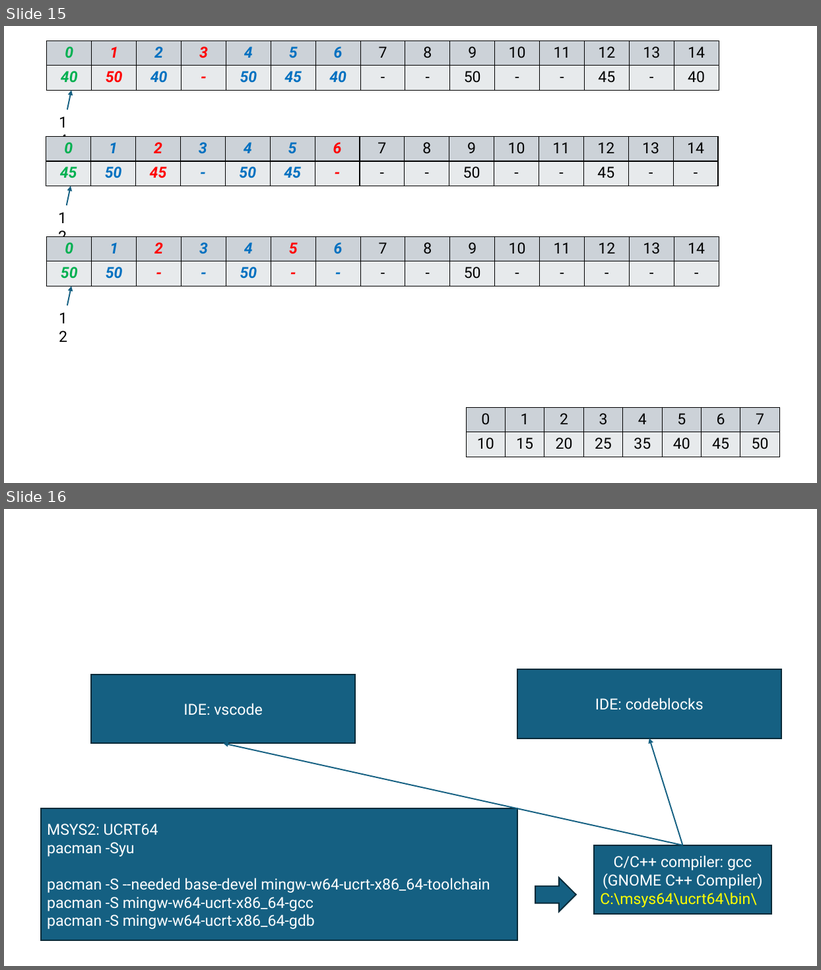
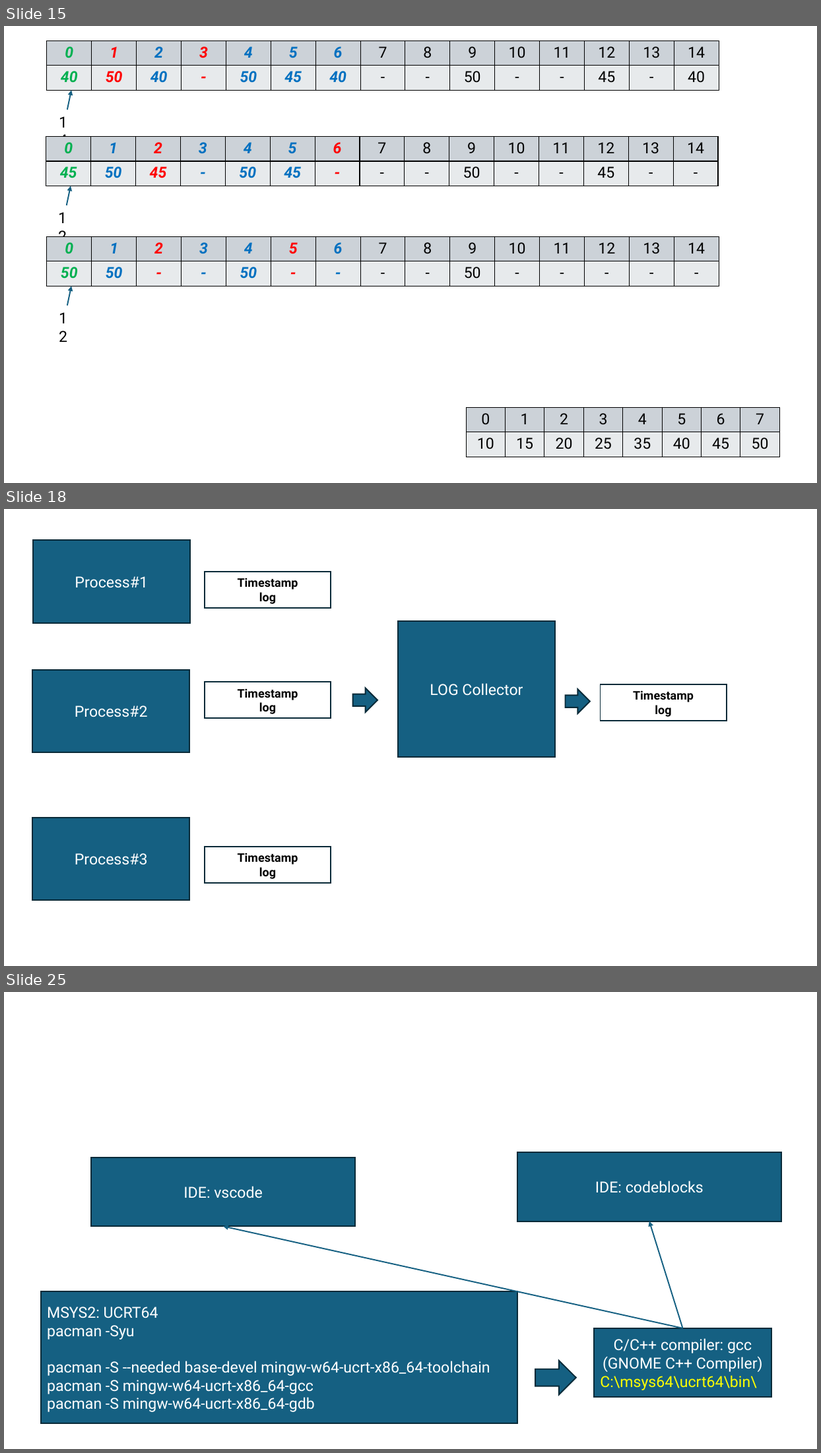
Before and after one commit to mo-mosverkstad/my_data_structure, a slide deck: ppt/dataStructure.pptx. Shown one above the other, each under a label of ours: slides 15 and 16 before the commit, slides 15, 18 and 25 after it; the slides between them are not shown. The pictures are 821x970 and 821x1453 pixels, drawn with LibreOffice and Linux fonts; fonts in the diff are those of the drawing. Boxes give left, top, right and bottom in pixels: in the first picture for what was removed or moved away, otherwise in the second. Text is boxed around its words. In the diff, an @@ line names an element or a change of style, - is before the commit and + after.

```diff
--- a/ppt/dataStructure.pptx
+++ b/ppt/dataStructure.pptx
@@ slide 18 added at (4, 509, 817, 966), background #FFFFFF @@
@@ rectangle added at (33, 540, 190, 623), fill #156082, outline #092A39 1.5 pt, 18 pt, text #FFFFFF @@
+Process#1
@@ rectangle added at (205, 572, 331, 609), outline #092A39 1.5 pt, 14 pt, text #000000, bold @@
+Timestamp
+log
@@ rectangle added at (398, 621, 555, 757), fill #156082, outline #092A39 1.5 pt, 18 pt, text #FFFFFF @@
+LOG Collector
@@ rectangle added at (32, 670, 189, 753), fill #156082, outline #092A39 1.5 pt, 18 pt, text #FFFFFF @@
+Process#2
@@ rectangle added at (205, 682, 331, 719), outline #092A39 1.5 pt, 14 pt, text #000000, bold @@
+Timestamp
+log
@@ rectangle added at (601, 685, 727, 722), outline #092A39 1.5 pt, 14 pt, text #000000, bold @@
+Timestamp
+log
@@ right arrow added at (353, 689, 378, 713), fill #156082, outline #092A39 1.5 pt @@
@@ right arrow added at (565, 690, 589, 714), fill #156082, outline #092A39 1.5 pt @@
@@ rectangle added at (32, 819, 189, 901), fill #156082, outline #092A39 1.5 pt, 18 pt, text #FFFFFF @@
+Process#3
@@ rectangle added at (205, 847, 331, 883), outline #092A39 1.5 pt, 14 pt, text #000000, bold @@
+Timestamp
+log
@@ what was slide 16 is now slide 25 @@
```
Also in this commit, not shown: 1 slide changed, 8 other slides added.
